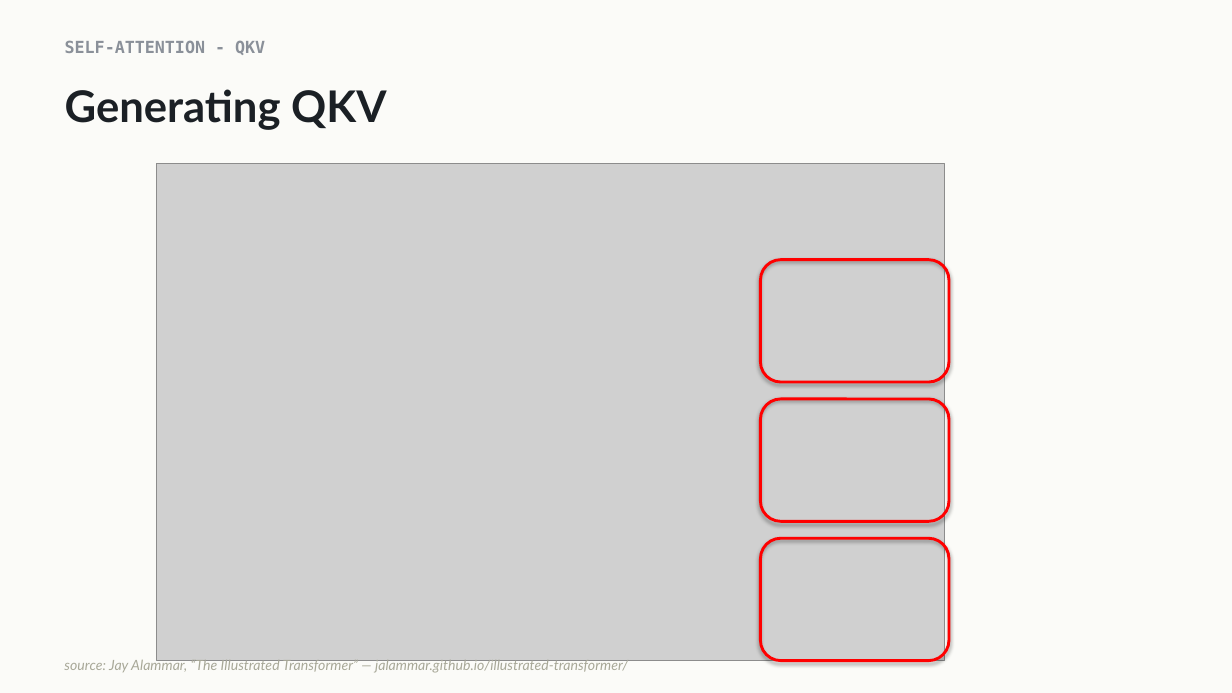
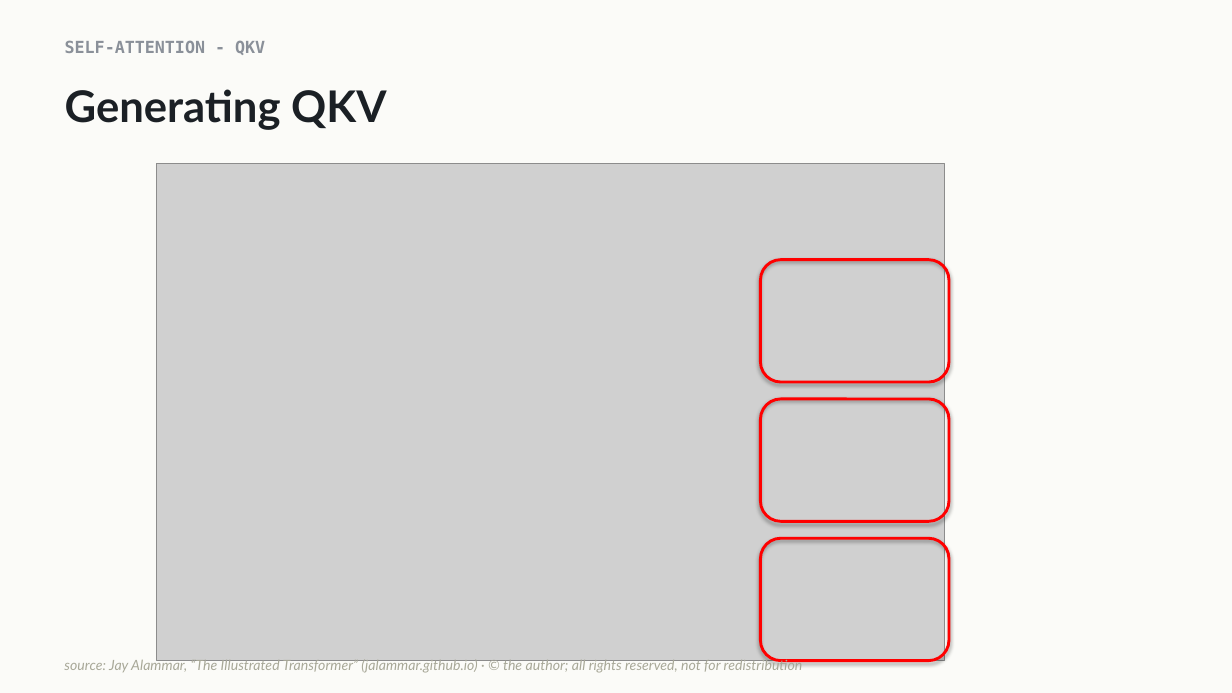
Before and after one commit to indigobio/msacl_dl_course, a slide deck: slide 11 of slides/pptx/lecture07_attention.pptx. Drawn at 1232x693 pixels with LibreOffice and Linux fonts; fonts in the diff are those of the drawing; grey boxes stand for pictures. Boxes give left, top, right and bottom in pixels: in the first picture for what was removed or moved away, otherwise in the second. Text is boxed around its words. In the diff, an @@ line names an element or a change of style, - is before the commit and + after.

```diff
--- a/slides/pptx/lecture07_attention.pptx
+++ b/slides/pptx/lecture07_attention.pptx
@@ text at (64, 658, 803, 673): text changed @@
-source: Jay Alammar, “The Illustrated Transformer” — jalammar.github.io/illustrated-transformer/
+source: Jay Alammar, “The Illustrated Transformer” (jalammar.github.io) · © the author; all rights reserved, not for redistribution
```
Also in this commit, not shown: 11 other files.
